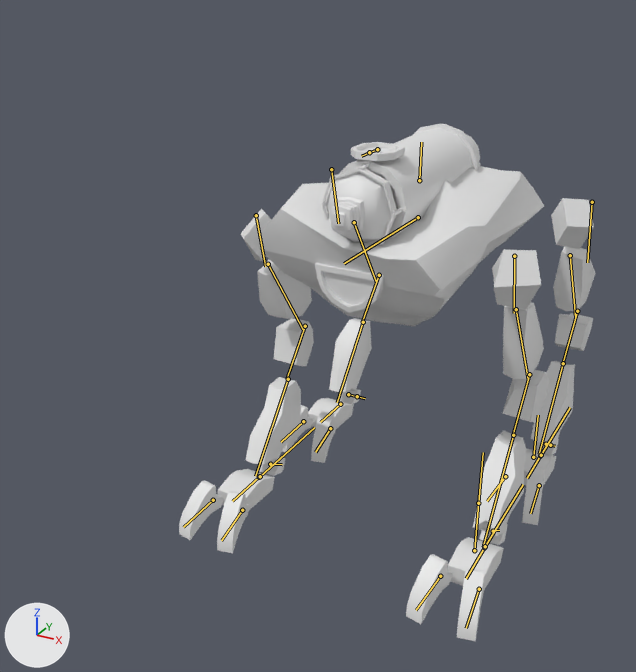
Before and after pictures for a commit that changed the FBX model MajikShowdown/Assets/FBX/Characters/Breaker.fbx.
One viewpoint serves both versions: a camera (50 mm lens) standing at (1.85, -4.55, 3.05) and looking at (-0.25, -0.72, 1.14). Lighting does not change. The marker at lower left points along +X, +Y and +Z. The picture after the commit comes second. The bones that change, and the others that lie on the model, are drawn over the model as lines.

Objects in the first picture: 'BateriaArcana', 'Body', 'Legs', 'Symbol'.
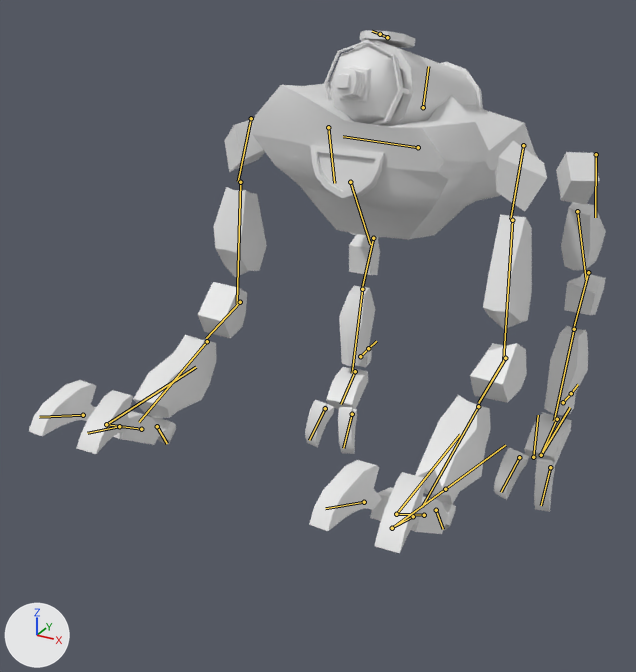
The newer file adds an action. The first version stands in its rest pose; the second is drawn at frame 1 of the action 'Armature|Jump'.

Boxes [x1, y1, x2, y2] around the edits, measured in the pictures (636 x 672 px):
'Legs', posed (38% wider)
    before: [179, 198, 596, 641]
    after: [29, 118, 606, 553]
'Body', posed
    before: [259, 166, 544, 326]
    after: [252, 84, 539, 240]
'BateriaArcana', posed
    before: [321, 124, 481, 246]
    after: [324, 30, 483, 126]
'Symbol', posed
    before: [315, 263, 384, 312]
    after: [310, 145, 384, 198]
bone 'MASTER', root to tip
    before: (419, 180) to (421, 142)
    after: (423, 107) to (428, 66)
bone 'FThigh.L', root to tip
    before: (514, 256) to (514, 313)
    after: (523, 145) to (510, 219)
bone 'FElbow.L', root to tip
    before: (529, 374) to (513, 434)
    after: (505, 358) to (478, 403)
bone 'FForearm.L', root to tip
    before: (513, 435) to (483, 547)
    after: (478, 406) to (422, 507)
bone 'FThigh.R', root to tip
    before: (256, 215) to (265, 266)
    after: (251, 118) to (238, 181)
bone 'FElbow.R', root to tip
    before: (305, 326) to (287, 378)
    after: (240, 302) to (206, 338)
bone 'FForearm.R', root to tip
    before: (288, 379) to (255, 476)
    after: (207, 341) to (139, 422)
bone 'BThigh.L', root to tip
    before: (592, 202) to (587, 262)
    after: (596, 154) to (595, 217)
bone 'BLeg.L', root to tip
    before: (570, 255) to (575, 318)
    after: (577, 211) to (586, 279)
bone 'BElbow.L', root to tip
    before: (577, 311) to (563, 362)
    after: (588, 272) to (573, 328)
bone 'BForearm.L', root to tip
    before: (563, 363) to (539, 454)
    after: (574, 329) to (554, 421)
bone 'BFoot.L', root to tip
    before: (540, 455) to (527, 478)
    after: (557, 419) to (540, 455)
bone 'BThigh.R', root to tip
    before: (331, 169) to (338, 223)
    after: (328, 127) to (334, 183)
bone 'BLeg.R', root to tip
    before: (354, 222) to (376, 281)
    after: (350, 182) to (370, 244)
bone 'BElbow.R', root to tip
    before: (379, 275) to (362, 321)
    after: (373, 238) to (362, 288)
bone 'BForearm.R', root to tip
    before: (363, 322) to (337, 402)
    after: (362, 289) to (352, 373)
bone 'BFoot.R', root to tip
    before: (340, 404) to (320, 422)
    after: (355, 371) to (341, 404)

The change in detail:
Bone 'MASTER' (bone_master) moves from (0.0, 0.0, 0.0) to (0.0, 0.4, 0.0).
Bone 'MASTER' (bone_master) turns from (0, 0, 0) to (-13, 0, 0) degrees about its own x, y and z.
Bone 'FThigh.L' (bone_fthigh_l) turns from (0, 0, 0) to (-24, 2, -3) degrees about its own x, y and z.
Bone 'FElbow.L' (bone_felbow_l) turns from (0, 0, 0) to (3, 0, 0) degrees about its own x, y and z.
Bone 'FForearm.L' (bone_fforearm_l) turns from (0, 0, 0) to (2, 0, 0) degrees about its own x, y and z.
Bone 'FThigh.R' (bone_fthigh_r) turns from (0, 0, 0) to (-24, -2, 3) degrees about its own x, y and z.
Bone 'FElbow.R' (bone_felbow_r) turns from (0, 0, 0) to (3, 0, 0) degrees about its own x, y and z.
Bone 'FForearm.R' (bone_fforearm_r) turns from (0, 0, 0) to (2, 0, 0) degrees about its own x, y and z.
Bone 'BThigh.L' (bone_bthigh_l) turns from (0, 0, 0) to (16, 2, -2) degrees about its own x, y and z.
Bone 'BLeg.L' (bone_bleg_l) turns from (0, 0, 0) to (-3, 1, 1) degrees about its own x, y and z.
Bone 'BElbow.L' (bone_belbow_l) turns from (0, 0, 0) to (13, 0, 1) degrees about its own x, y and z.
Bone 'BForearm.L' (bone_bforearm_l) turns from (0, 0, 0) to (9, 0, 1) degrees about its own x, y and z.
Bone 'BFoot.L' (bone_bfoot_l) turns from (0, 0, 0) to (-7, 0, 0) degrees about its own x, y and z.
Bone 'BThigh.R' (bone_bthigh_r) turns from (0, 0, 0) to (16, -2, 2) degrees about its own x, y and z.
Bone 'BLeg.R' (bone_bleg_r) turns from (0, 0, 0) to (-3, -1, -1) degrees about its own x, y and z.
Bone 'BElbow.R' (bone_belbow_r) turns from (0, 0, 0) to (13, 0, -1) degrees about its own x, y and z.
Bone 'BForearm.R' (bone_bforearm_r) turns from (0, 0, 0) to (9, 0, -1) degrees about its own x, y and z.
Bone 'BFoot.R' (bone_bfoot_r) turns from (0, 0, 0) to (-7, 0, 0) degrees about its own x, y and z.
